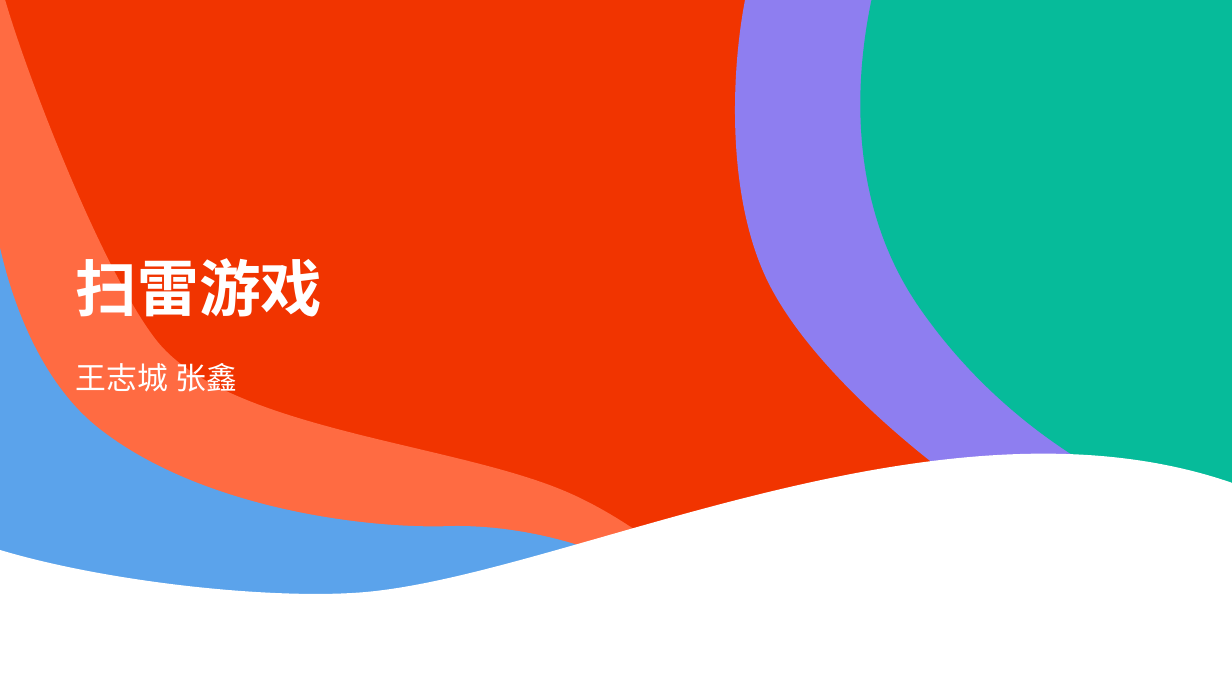
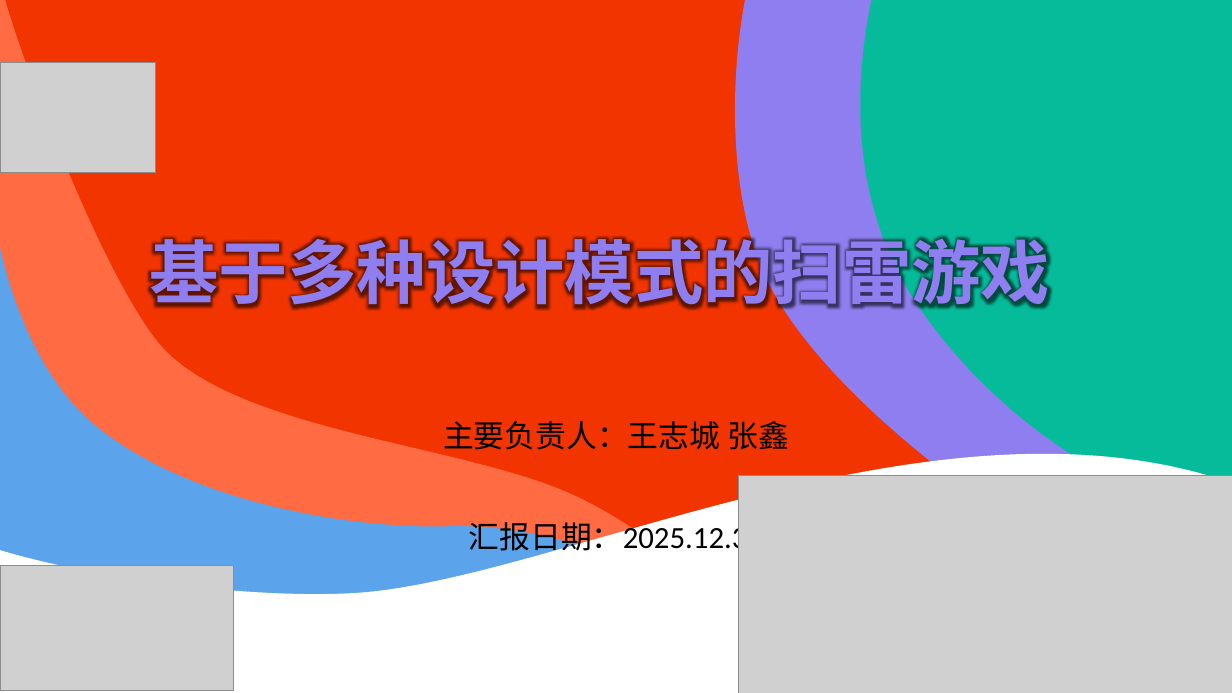
Before and after one commit to wzc506/mineswapper, a slide deck: slide 1 of uml.pptx. Drawn at 1232x693 pixels with LibreOffice and Linux fonts; fonts in the diff are those of the drawing; grey boxes stand for pictures; background and template pictures are left out. Boxes give left, top, right and bottom in pixels: in the first picture for what was removed or moved away, otherwise in the second. Text is boxed around its words. In the diff, an @@ line names an element or a change of style, - is before the commit and + after.

```diff
--- a/uml.pptx
+++ b/uml.pptx
@@ outline redrawn in 5 elements at bbox=[842, 0, 1232, 520], bbox=[0, 0, 791, 693], bbox=[0, 249, 770, 693], bbox=[0, 383, 1232, 693], bbox=[727, 0, 1232, 574] @@
@@ picture added at bbox=[0, 63, 155, 172] @@
@@ text added at bbox=[149, 228, 1050, 315], 54 pt, text #8E7EF0, bold @@
+基于多种设计模式的扫雷游戏
@@ title removed at bbox=[76, 248, 322, 327] @@
-扫雷游戏
@@ subtitle at bbox=[443, 421, 789, 450]: text changed; font Arial to Calibri; text colour #FFFFFF to #000000 @@
-王志城 张鑫
+主要负责人：王志城 张鑫
@@ picture added at bbox=[739, 476, 1232, 693] @@
@@ text added at bbox=[469, 517, 763, 557], 24 pt, text #000000 @@
+汇报日期：2025.12.31
@@ picture added at bbox=[0, 566, 234, 691] @@
```
Also in this commit, not shown: 28 other slides changed, 18 slides added, 5 slides removed, 26 other files.
